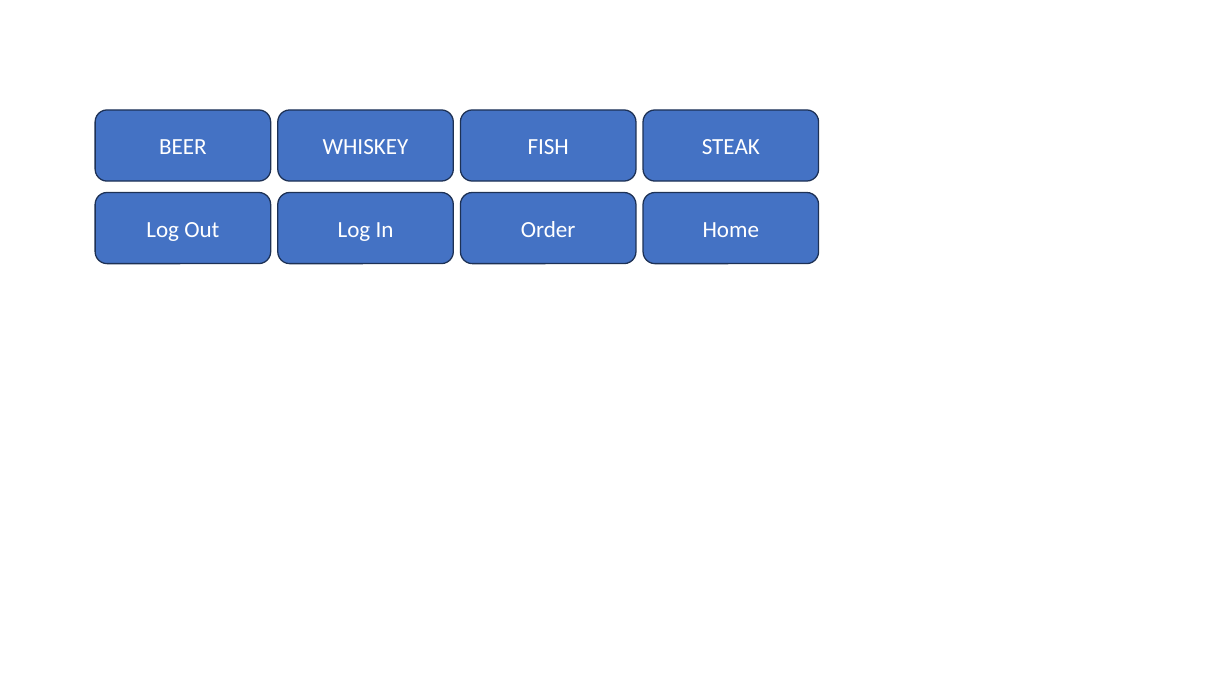
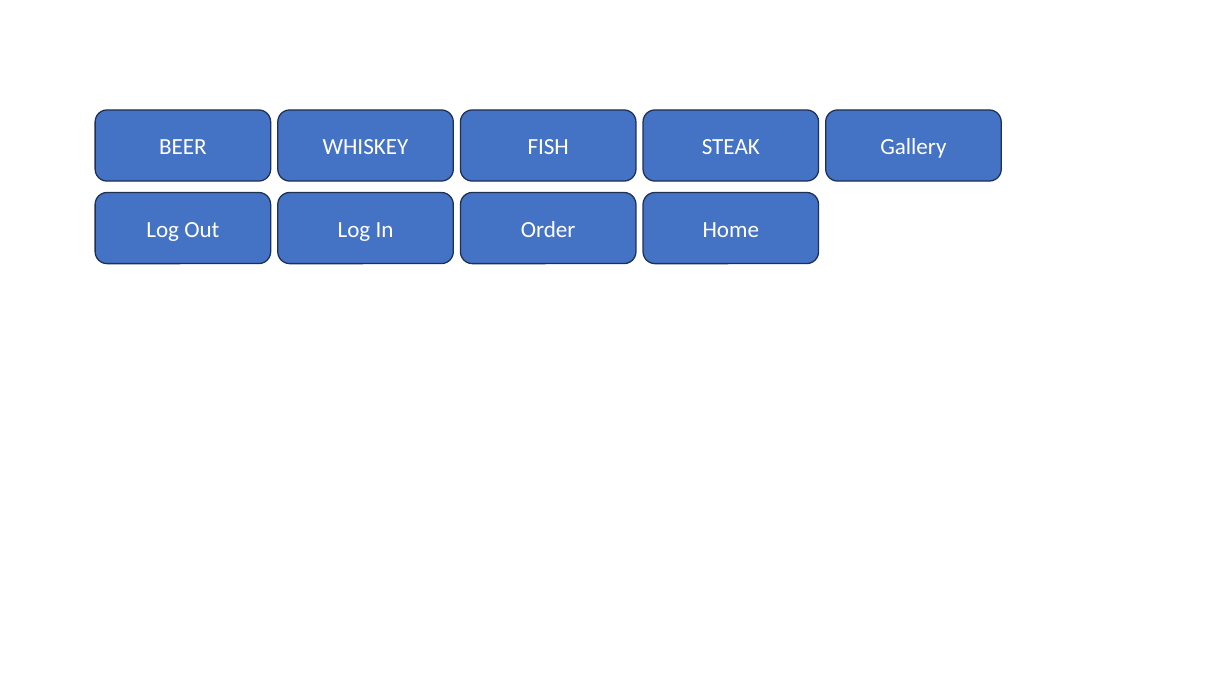
Before and after one commit to OmeMz/website, a slide deck: slide 1 of OmerMazorWebsite/powerpoint.pptx. Drawn at 1232x693 pixels with LibreOffice and Linux fonts; fonts in the diff are those of the drawing. Boxes give left, top, right and bottom in pixels: in the first picture for what was removed or moved away, otherwise in the second. Text is boxed around its words. In the diff, an @@ line names an element or a change of style, - is before the commit and + after.

```diff
--- a/OmerMazorWebsite/powerpoint.pptx
+++ b/OmerMazorWebsite/powerpoint.pptx
@@ rounded rectangle added at <box>826,110,1002,181</box>, fill #4472C4, outline #1E3256 1 pt, 18 pt, text #FFFFFF @@
+Gallery
```
Also in this commit, not shown: 3 other files.
